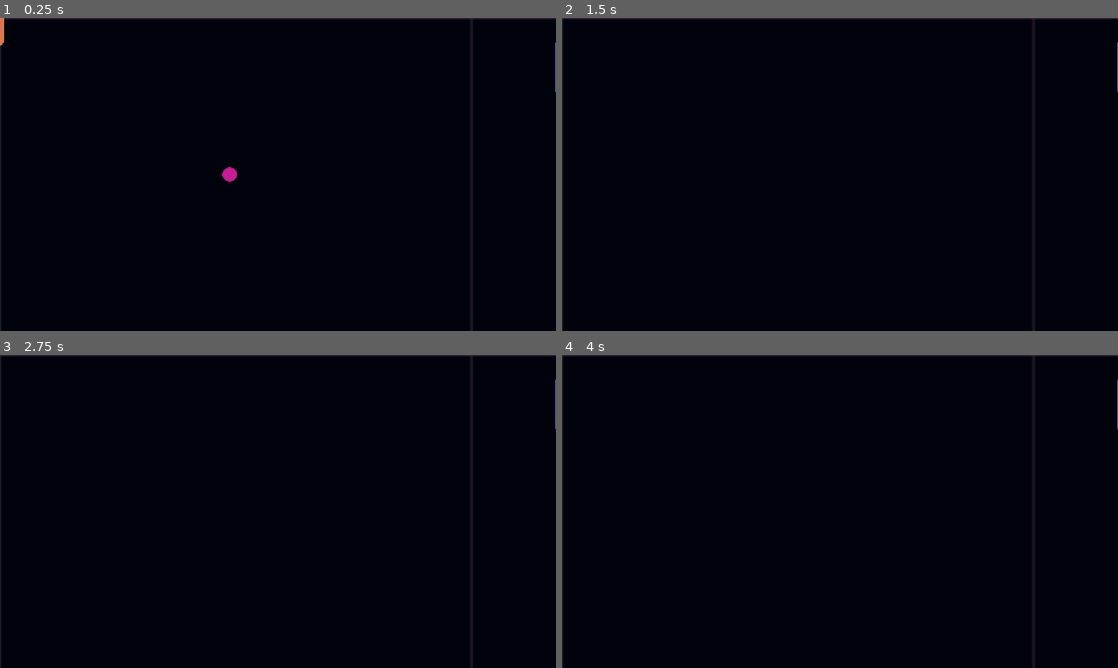
Above: before the commit, frames 1-4 (two rows, left to right).
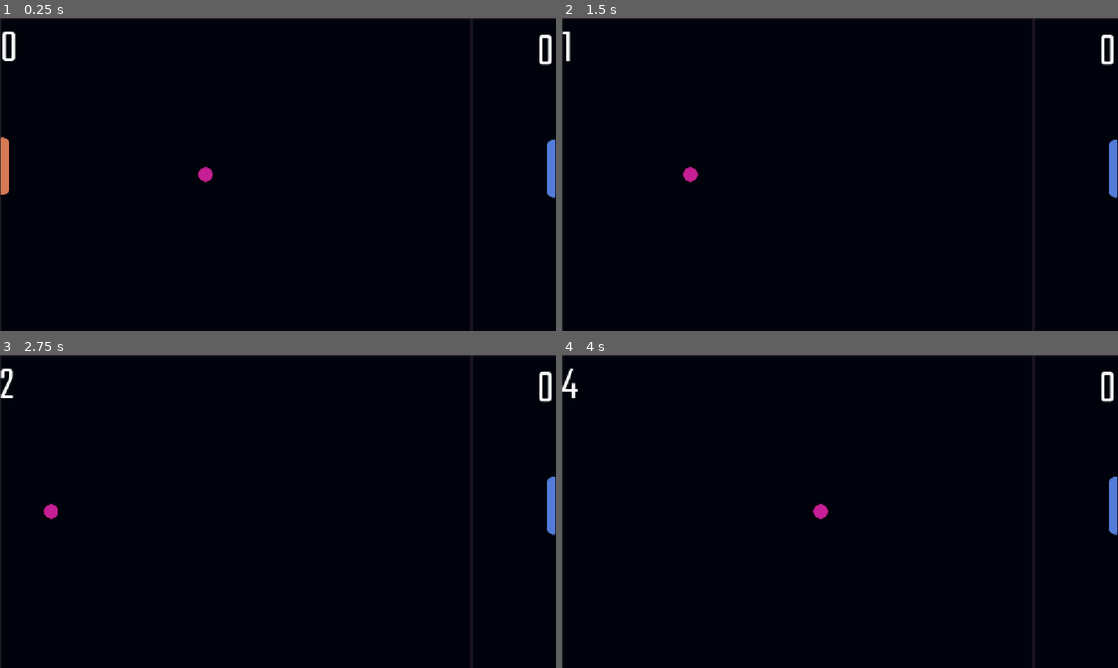
Above: after the commit, the same moments.

Repository: ehabaijaz/pong-but-you-have-abilities
Game: Godot game, scene res://scenes/world.tscn
The game is run twice, just before and just after one commit, with the same random seed, the same clock (stepped at 60 frames per second) and the same inputs.
Inputs (mouse positions are in pixels of both pictures, inside the frame that each line leads up to):
- Up to frame 1 (0.25 s): no input
- Up to frame 2 (1.5 s): tap Enter at 0.5 s; move the mouse to (812, 237) at 0.52 s; hold W (player_up) from 0.53 s (still down); tap Alt at 0.6 s; click (812, 237) at 0.67 s; move the mouse to (1006, 221) at 1.27 s; tap Shift at 1.35 s
- Up to frame 3 (2.75 s): move the mouse to (111, 464) at 2.02 s; release W (player_up) at 2.03 s; hold Left from 2.03 s (still down); tap Alt at 2.1 s
- Up to frame 4 (4 s): move the mouse to (867, 511) at 2.77 s; tap Shift at 2.85 s; click (867, 511) at 2.92 s; move the mouse to (756, 433) at 3.52 s; release Left at 3.53 s; hold S (player_down) from 3.53 s (still down); tap Alt at 3.6 s

The runs differ from the first frame. In frame 1, 1.1% of the frame differs, in the area x 0-100%, y 0-58%; in frame 2, 0.6%; in frame 3, 0.7%; in frame 4, 0.7%.

Commit message:
Score, ball functions, part 1 of pong is done after bounce fix

Diff:
--- a/ball.gd
+++ b/ball.gd
@@ -1,6 +1,6 @@
 extends CharacterBody2D
 
-const SPEED := 400
+const SPEED := 600
 
 func _ready() -> void:
 	center_pos()
--- a/ball.tscn
+++ b/ball.tscn
@@ -7,6 +7,8 @@
 radius = 15.033297
 
 [node name="Ball" type="CharacterBody2D" unique_id=3468148]
+collision_layer = 2
+collision_mask = 13
 script = ExtResource("1_x8fbi")
 
 [node name="Sprite2D" type="Sprite2D" parent="." unique_id=1624647122]
--- /dev/null
+++ b/game_manager.gd
@@ -0,0 +1,11 @@
+extends Node
+
+
+# Called when the node enters the scene tree for the first time.
+func _ready() -> void:
+	pass # Replace with function body.
+
+
+# Called every frame. 'delta' is the elapsed time since the previous frame.
+func _process(delta: float) -> void:
+	pass
--- /dev/null
+++ b/game_manager.tscn
@@ -0,0 +1,6 @@
+[gd_scene format=3 uid="uid://dtilfa3bceivq"]
+
+[ext_resource type="Script" uid="uid://cgjn26rwk0k8k" path="res://game_manager.gd" id="1_70yv6"]
+
+[node name="GameManager" type="Node" unique_id=890327264]
+script = ExtResource("1_70yv6")
--- a/opponent.gd
+++ b/opponent.gd
@@ -1,7 +1,7 @@
 extends CharacterBody2D
 
 
-const SPEED = 300.0
+const SPEED = 400.0
 const JUMP_VELOCITY = -400.0
 
 
--- a/player.gd
+++ b/player.gd
@@ -1,7 +1,7 @@
 extends CharacterBody2D
 
 
-const SPEED = 300.0
+const SPEED = 400.0
 const JUMP_VELOCITY = -400.0
 
 
--- a/project.godot
+++ b/project.godot
@@ -14,6 +14,10 @@
 run/main_scene="uid://ce43ygn8sm6k5"
 config/features=PackedStringArray("4.7", "GL Compatibility")
 config/icon="res://icon.svg"
+
+[autoload]
+
+GameManager="*uid://cgjn26rwk0k8k"
 
 [display]
 
@@ -37,6 +41,13 @@
 ]
 }
 
+[layer_names]
+
+2d_physics/layer_1="player"
+2d_physics/layer_2="ball"
+2d_physics/layer_3="opponent"
+2d_physics/layer_4="wall&area"
+
 [physics]
 
 3d/physics_engine="Jolt Physics"
--- /dev/null
+++ b/scenes/canvas_layer.gd
@@ -0,0 +1,10 @@
+extends CanvasLayer
+
+var opponent_score := 0
+var player_score := 0
+
+
+# Called every frame. 'delta' is the elapsed time since the previous frame.
+func _process(delta: float) -> void:
+	$OpponentScore.text = str(opponent_score)
+	$PlayerScore.text = str(player_score)
--- a/scenes/opponent.tscn
+++ b/scenes/opponent.tscn
@@ -7,6 +7,8 @@
 size = Vector2(17, 112)
 
 [node name="Opponent" type="CharacterBody2D" unique_id=1320547330]
+collision_layer = 4
+collision_mask = 2
 motion_mode = 1
 script = ExtResource("1_ha0xr")
 
--- a/scenes/player.tscn
+++ b/scenes/player.tscn
@@ -7,6 +7,7 @@
 size = Vector2(18, 118)
 
 [node name="Player" type="CharacterBody2D" unique_id=1916691107]
+collision_mask = 2
 motion_mode = 1
 script = ExtResource("1_3vyb7")
 
--- /dev/null
+++ b/scenes/world.gd
@@ -0,0 +1,23 @@
+extends Node2D
+
+
+# Called when the node enters the scene tree for the first time.
+func _ready() -> void:
+	pass # Replace with function body.
+
+
+# Called every frame. 'delta' is the elapsed time since the previous frame.
+func _process(delta: float) -> void:
+	pass
+
+
+func _on_opponent_win_body_entered(body: Node2D) -> void:
+	print('opponent won')
+	$CanvasLayer.player_score += 1
+	body.center_pos()
+
+
+func _on_player_win_body_entered(body: Node2D) -> void:
+	print('player_won')
+	$CanvasLayer.opponent_score += 1
+	body.center_pos()
--- a/scenes/world.tscn
+++ b/scenes/world.tscn
@@ -1,14 +1,31 @@
 [gd_scene format=3 uid="uid://ce43ygn8sm6k5"]
 
+[ext_resource type="Script" uid="uid://b5p2q5o07uuku" path="res://scenes/world.gd" id="1_71j4m"]
 [ext_resource type="Texture2D" uid="uid://b3wjvl40iaoxj" path="res://simple-ping-pong-2Dgame-assets/arts/Board.png" id="1_nnsk1"]
 [ext_resource type="PackedScene" uid="uid://ckc22s78svwqe" path="res://scenes/player.tscn" id="2_4wyf3"]
+[ext_resource type="Script" uid="uid://da0wnwptikibm" path="res://scenes/canvas_layer.gd" id="2_i7141"]
 [ext_resource type="PackedScene" uid="uid://dbe8btx1egaf2" path="res://scenes/opponent.tscn" id="3_k0juu"]
+[ext_resource type="FontFile" uid="uid://bg2h0g0ubls7j" path="res://simple-ping-pong-2Dgame-assets/fonts/Teko-VariableFont_wght.ttf" id="3_qfnet"]
 [ext_resource type="PackedScene" uid="uid://clgdp5dbg7ejp" path="res://ball.tscn" id="4_k0juu"]
 
+[sub_resource type="RectangleShape2D" id="RectangleShape2D_g4v7s"]
+size = Vector2(1170, 20)
+
+[sub_resource type="RectangleShape2D" id="RectangleShape2D_k0juu"]
+size = Vector2(1149, 9)
+
+[sub_resource type="RectangleShape2D" id="RectangleShape2D_yf5fn"]
+size = Vector2(22, 633)
+
+[sub_resource type="RectangleShape2D" id="RectangleShape2D_57qmd"]
+size = Vector2(20, 613)
+
 [node name="World" type="Node2D" unique_id=1235653905]
+script = ExtResource("1_71j4m")
 
 [node name="CanvasLayer" type="CanvasLayer" parent="." unique_id=767782670]
 layer = -1
+script = ExtResource("2_i7141")
 
 [node name="TextureRect" type="TextureRect" parent="CanvasLayer" unique_id=1534736269]
 anchors_preset = 15
@@ -20,10 +37,69 @@
 grow_vertical = 2
 texture = ExtResource("1_nnsk1")
 
+[node name="OpponentScore" type="Label" parent="CanvasLayer" unique_id=1621755266]
+anchors_preset = 1
+anchor_left = 1.0
+anchor_right = 1.0
+offset_left = -40.0
+offset_bottom = 144.0
+grow_horizontal = 0
+theme_override_fonts/font = ExtResource("3_qfnet")
+theme_override_font_sizes/font_size = 100
+text = "0"
+
+[node name="PlayerScore" type="Label" parent="CanvasLayer" unique_id=908842691]
+offset_top = -7.0
+offset_right = 40.0
+offset_bottom = 137.0
+theme_override_fonts/font = ExtResource("3_qfnet")
+theme_override_font_sizes/font_size = 100
+text = "0"
+
 [node name="Player" parent="." unique_id=1916691107 instance=ExtResource("2_4wyf3")]
+position = Vector2(11, 307)
 
 [node name="Opponent" parent="." unique_id=1320547330 instance=ExtResource("3_k0juu")]
-position = Vector2(1158, 102)
+position = Vector2(1141, 312)
 
 [node name="Ball" parent="." unique_id=3468148 instance=ExtResource("4_k0juu")]
 position = Vector2(522, 285)
+
+[node name="Walls" type="Node2D" parent="." unique_id=781207746]
+
+[node name="Wall" type="StaticBody2D" parent="Walls" unique_id=815601243]
+collision_layer = 8
+collision_mask = 2
+
+[node name="CollisionShape2D" type="CollisionShape2D" parent="Walls/Wall" unique_id=2142195782]
+position = Vector2(570, -6)
+shape = SubResource("RectangleShape2D_g4v7s")
+
+[node name="Wall2" type="StaticBody2D" parent="Walls" unique_id=18421828]
+collision_layer = 8
+collision_mask = 2
+
+[node name="CollisionShape2D" type="CollisionShape2D" parent="Walls/Wall2" unique_id=1459816628]
+position = Vector2(579.5, 652.5)
+shape = SubResource("RectangleShape2D_k0juu")
+
+[node name="Areas" type="Node2D" parent="." unique_id=99166026]
+
+[node name="OpponentWin" type="Area2D" parent="Areas" unique_id=264469597]
+collision_layer = 8
+collision_mask = 2
+
+[node name="CollisionShape2D" type="CollisionShape2D" parent="Areas/OpponentWin" unique_id=1966958982]
+position = Vector2(-28, 339)
+shape = SubResource("RectangleShape2D_yf5fn")
+
+[node name="PlayerWin" type="Area2D" parent="Areas" unique_id=167523250]
+collision_layer = 8
+collision_mask = 2
+
+[node name="CollisionShape2D" type="CollisionShape2D" parent="Areas/PlayerWin" unique_id=1397734725]
+position = Vector2(1188, 325)
+shape = SubResource("RectangleShape2D_57qmd")
+
+[connection signal="body_entered" from="Areas/OpponentWin" to="." method="_on_opponent_win_body_entered"]
+[connection signal="body_entered" from="Areas/PlayerWin" to="." method="_on_player_win_body_entered"]
Not shown, added: game_manager.gd.uid
Not shown, added: scenes/canvas_layer.gd.uid
Not shown, added: scenes/world.gd.uid
Not shown, removed: simple-ping-pong-2Dgame-assets/fonts/Font download link.txt
Binary file added: simple-ping-pong-2Dgame-assets/fonts/Teko-VariableFont_wght.ttf
Not shown, added: simple-ping-pong-2Dgame-assets/fonts/Teko-VariableFont_wght.ttf.import
